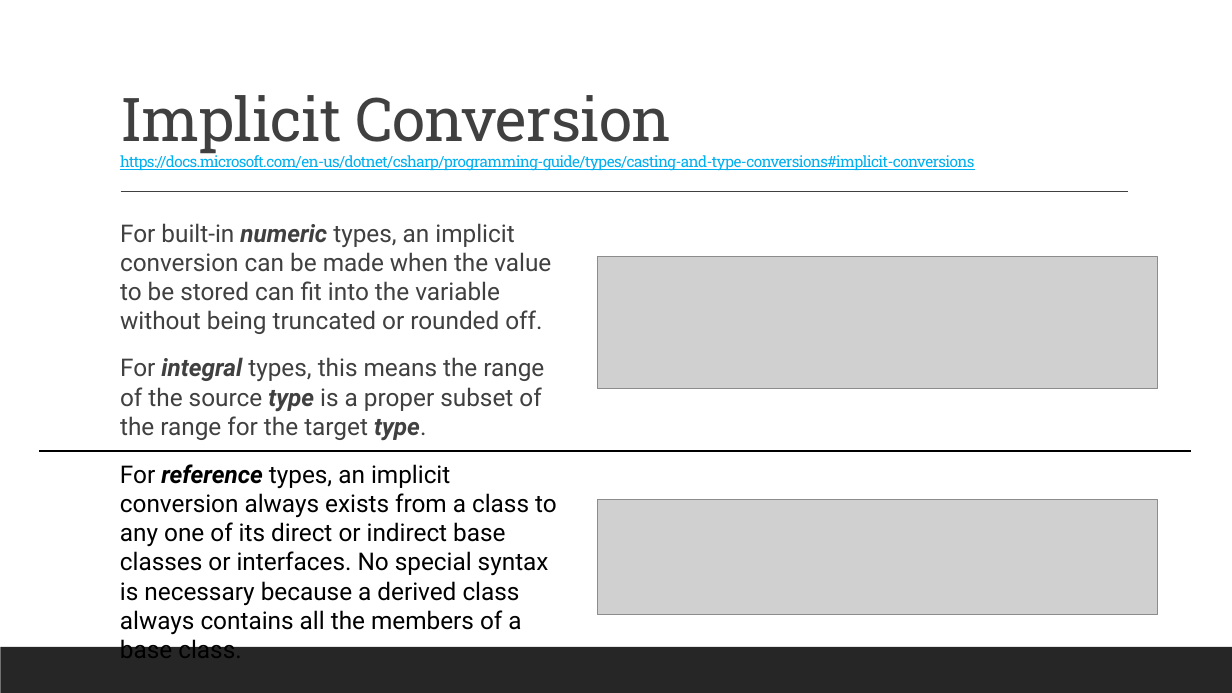
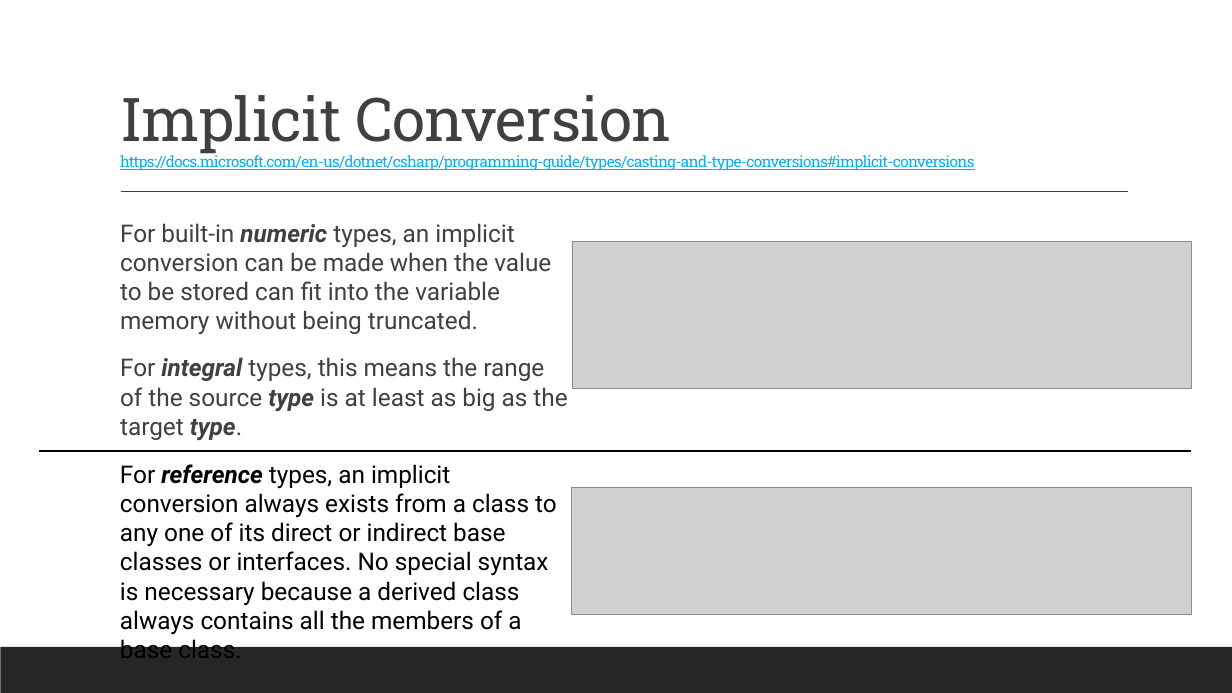
Before and after one commit to 2002-feb24-net/trainer-code, a slide deck: slide 4 of 1-csharp/MarksCodeAndPPTs/DotNetPPTs/D3_.NET_CastingAndTypeConversion.pptx. Drawn at 1232x693 pixels with LibreOffice and Linux fonts; fonts in the diff are those of the drawing; grey boxes stand for pictures. Boxes give left, top, right and bottom in pixels: in the first picture for what was removed or moved away, otherwise in the second. Text is boxed around its words. In the diff, an @@ line names an element or a change of style, - is before the commit and + after.

```diff
--- a/1-csharp/MarksCodeAndPPTs/DotNetPPTs/D3_.NET_CastingAndTypeConversion.pptx
+++ b/1-csharp/MarksCodeAndPPTs/DotNetPPTs/D3_.NET_CastingAndTypeConversion.pptx
@@ text at box(120, 223, 567, 441): text changed @@
-  For built-in numeric types, an implicit conversion can be made when the value to be stored can fit into the variable without being truncated or rounded off.
-  For integral types, this means the range of the source type is a proper subset of the range for the target type.
+  For built-in numeric types, an implicit conversion can be made when the value to be stored can fit into the variable memory without being truncated.
+  For integral types, this means the range of the source type is at least as big as the target type.
@@ picture: place and size @@
-picture at box(598, 256, 1158, 388)
+picture at box(572, 242, 1191, 389)
@@ picture: place and size @@
-picture at box(597, 499, 1157, 615)
+picture at box(572, 487, 1192, 615)
```
Also in this commit, not shown: 4 other slides changed, 9 other files.
